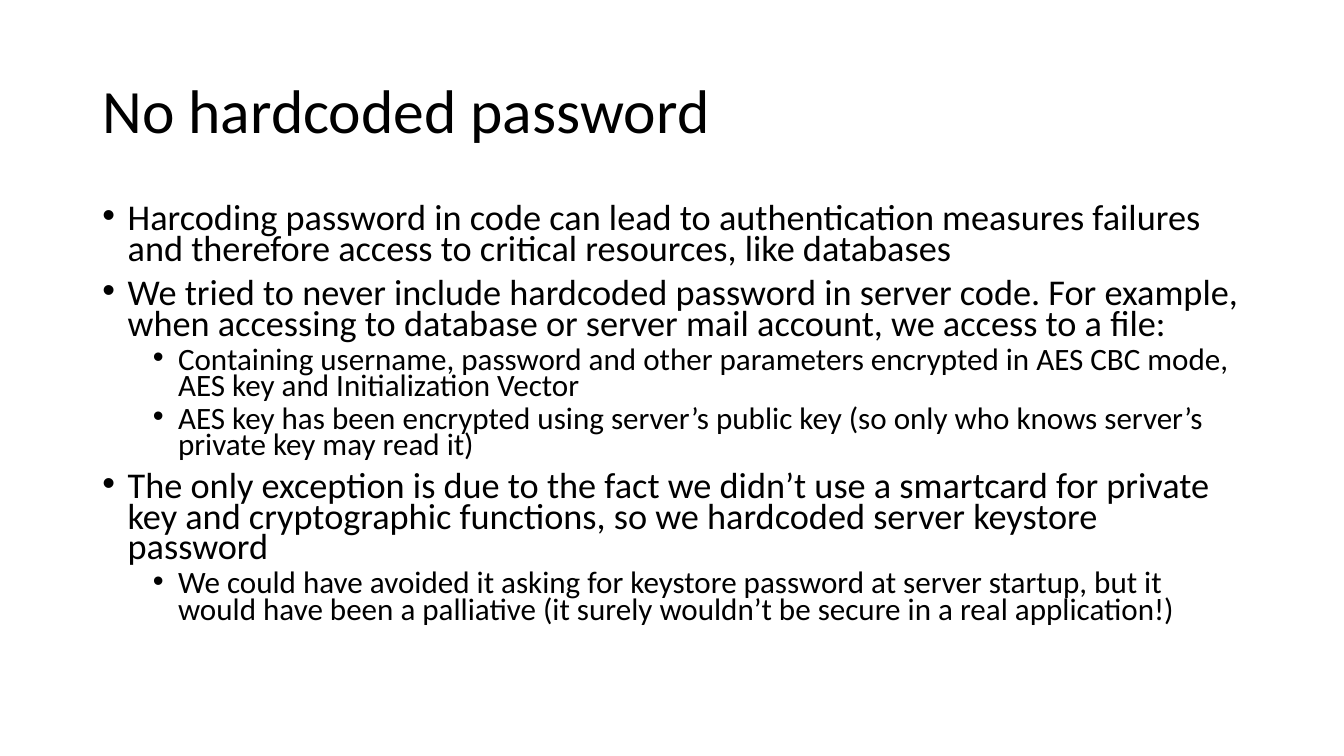
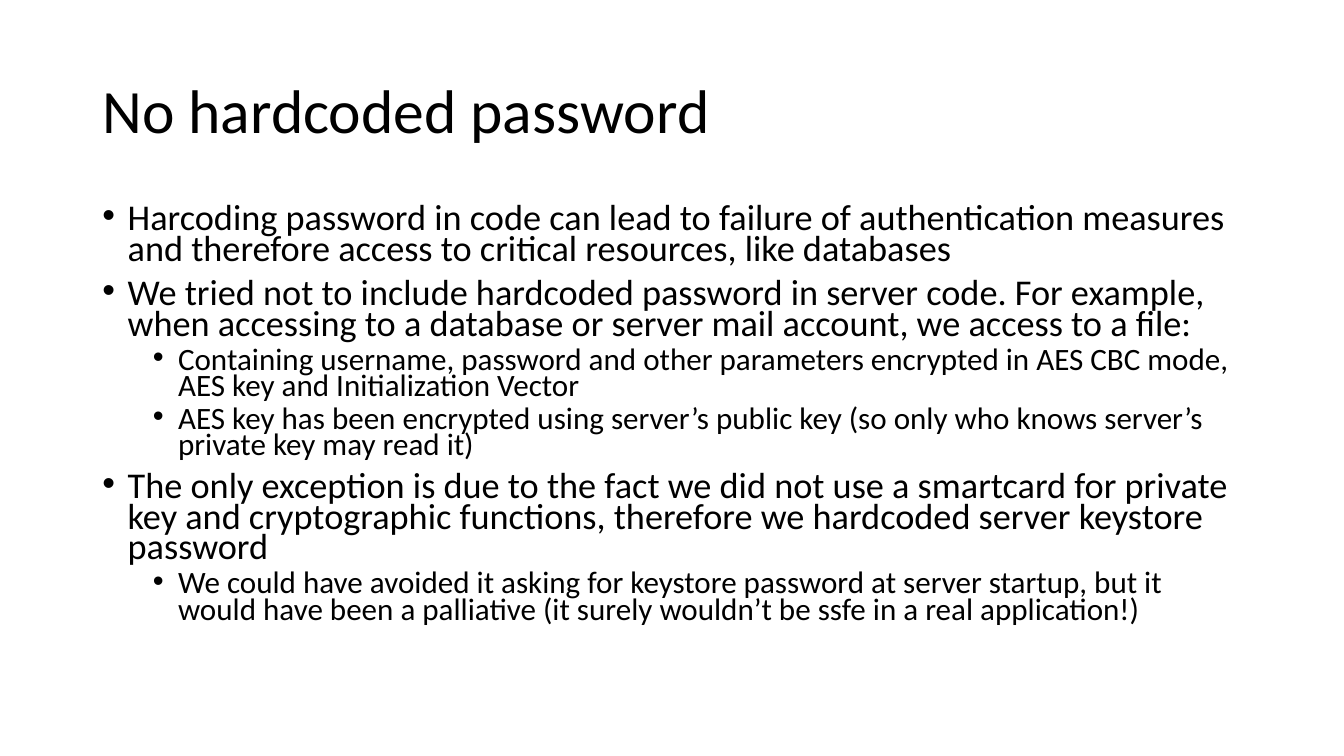
Before and after one commit to fparricelli/Encrypted-data-exchange-between-two-Arduino-boards-using-Symmetric-Encryption, a slide deck: slide 3 of Documentazione e cose così/Slide_concettuali_Luca.pptx. Drawn at 1344x756 pixels with LibreOffice and Linux fonts; fonts in the diff are those of the drawing. Boxes give left, top, right and bottom in pixels: in the first picture for what was removed or moved away, otherwise in the second. Text is boxed around its words. In the diff, an @@ line names an element or a change of style, - is before the commit and + after.

```diff
--- a/Documentazione e cose così/Slide_concettuali_Luca.pptx
+++ b/Documentazione e cose così/Slide_concettuali_Luca.pptx
@@ text at [128, 204, 1224, 343]: text changed @@
-• Harcoding password in code can lead to authentication measures failures and therefore access to critical resources, like databases
-• We tried to never include hardcoded password in server code. For example, when accessing to database or server mail account, we access to a file:
+• Harcoding password in code can lead to failure of authentication measures and therefore access to critical resources, like databases
+• We tried not to include hardcoded password in server code. For example, when accessing to a database or server mail account, we access to a file:
@@ text at [128, 472, 1228, 625]: text changed @@
-• The only exception is due to the fact we didn’t use a smartcard for private key and cryptographic functions, so we hardcoded server keystore password
-  • We could have avoided it asking for keystore password at server startup, but it would have been a palliative (it surely wouldn’t be secure in a real application!)
+• The only exception is due to the fact we did not use a smartcard for private key and cryptographic functions, therefore we hardcoded server keystore password
+  • We could have avoided it asking for keystore password at server startup, but it would have been a palliative (it surely wouldn’t be ssfe in a real application!)
```
Also in this commit, not shown: 5 other slides changed, 5 slides added, 32 other files.
